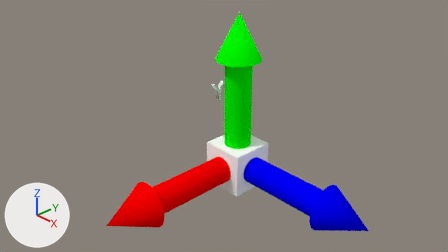
One commit to the Blender file VectorsLeft.blend: the scene before it, then after it.
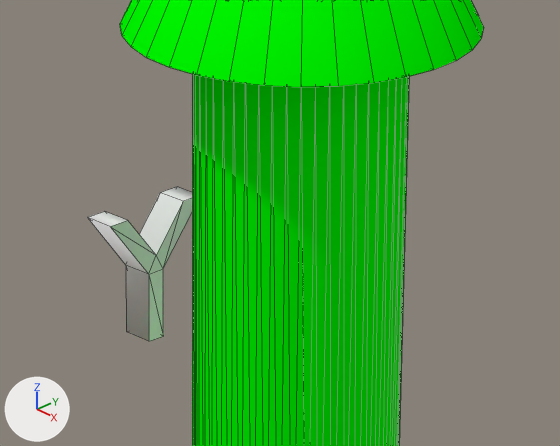
Each version is shown from the file's camera 'Camera', then close up on the part from 45% to 61% of the width and 22% to 45% of the height. Lighting does not change. The marker at lower left points along +X, +Y and +Z. The close-ups show mesh edges as thin lines.

The older version as bpy lines, for what is in view:
```python
me_lefttriple = bpy.data.meshes.new('LeftTriple')
me_lefttriple.from_pydata(...)  # 1206 vertices, 960 faces; spans x 0.0..4.0, y -1.0..3.0, z -1.0..3.0
# faces by material slot: [346, 12, 328, 274]
me_lefttriple.materials.append(mat_z_material)  # blue #0000ff
me_lefttriple.materials.append(mat_l)  # its picture is missing
me_lefttriple.materials.append(mat_x_material)  # red #ff0000
me_lefttriple.materials.append(mat_y_material)  # green #00ff00
me_mesh_002 = bpy.data.meshes.new('Mesh.002')
me_mesh_002.from_pydata(...)  # 36 vertices, 23 faces; spans x 0.0..0.362, y 0.0..0.409, z -0.05..0.05
ob_lefttriple = bpy.data.objects.new('LeftTriple', me_lefttriple)
ob_lefttriple.location = (0.0, 0.0, 0.0)
ob_lefttriple.rotation_euler = (1.571, 0.0, 0.0)  # degrees (90, 0, 0)
ob_text_y = bpy.data.objects.new('Text Y', me_mesh_002)
ob_text_y.location = (-0.145, 0.683, 0.874)
ob_text_y.rotation_euler = (1.571, 0.0, -1.571)  # degrees (90, 0, -90)
```
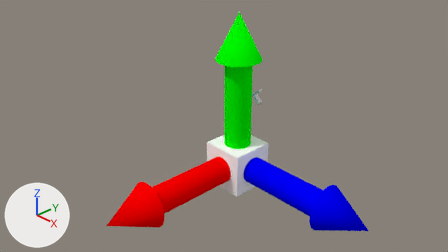
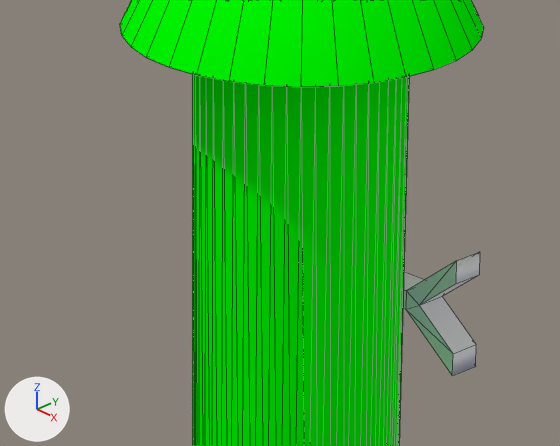
Commit message: carve Y at YZ Oy

What differs and where, as boxes [x1, y1, x2, y2] in the close-ups (560 x 446 px):
'Text Y', moved, turned: before [87, 187, 192, 341]; after [403, 252, 480, 376]

The change, as a diff of the scene's bpy script:
```diff
--- a/VectorsLeft.blend.py
+++ b/VectorsLeft.blend.py
@@ ob_text_y @@
 ob_text_y = bpy.data.objects.new('Text Y', me_mesh_002)
-ob_text_y.location = (-0.145, 0.683, 0.874)
-ob_text_y.rotation_euler = (1.571, 0.0, -1.571)  # degrees (90, 0, -90)
+ob_text_y.location = (0.289, 0.995, 0.874)
+ob_text_y.rotation_euler = (0.0, -1.571, -1.571)  # degrees (0, -90, -90)
```
